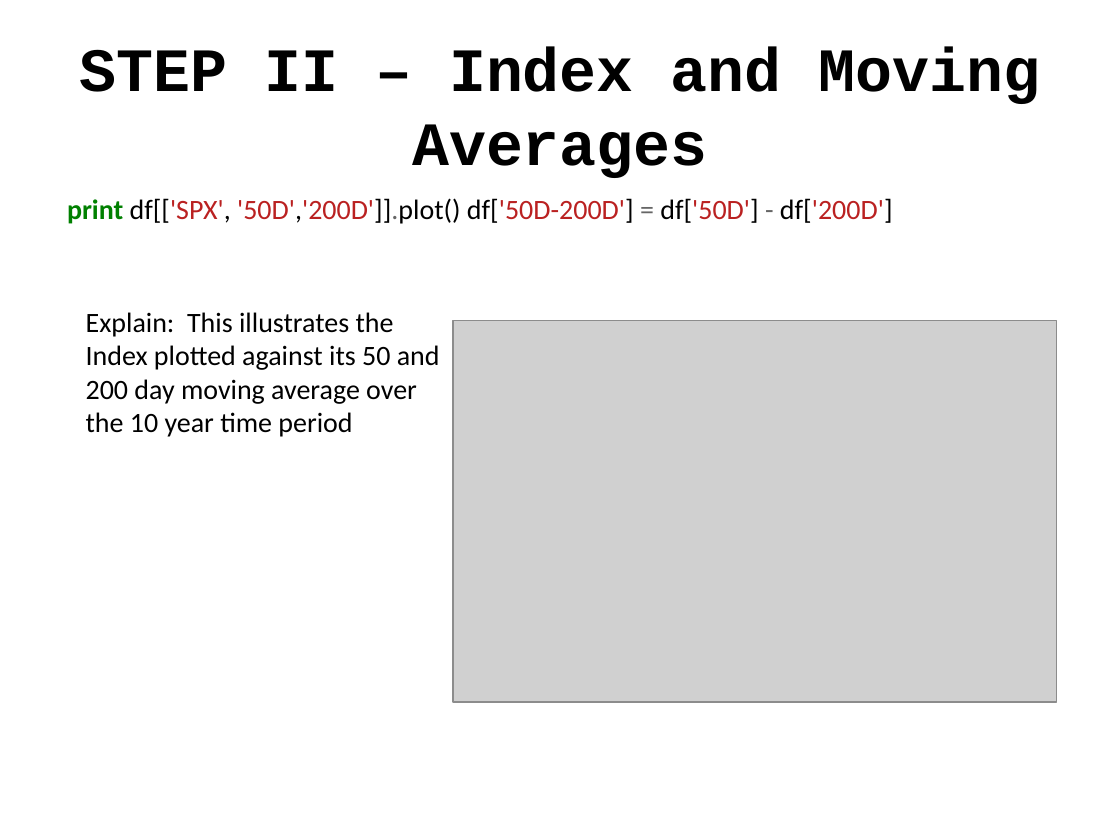
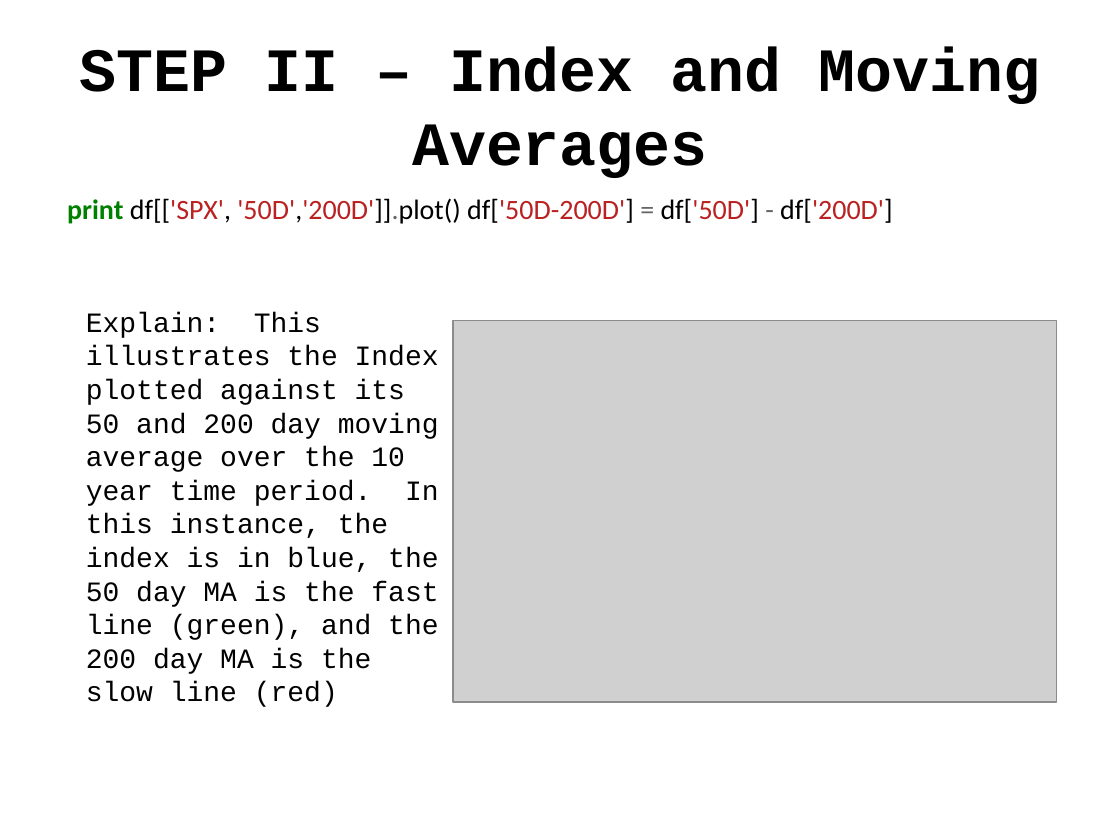
Before and after one commit to jgerarda/ALEXANDER_JASON_G, a slide deck: slide 10 of ALEXANDER_GA DS Final.pptx. Drawn at 1120x840 pixels with LibreOffice and Linux fonts; fonts in the diff are those of the drawing; grey boxes stand for pictures. Boxes give left, top, right and bottom in pixels: in the first picture for what was removed or moved away, otherwise in the second. Text is boxed around its words. In the diff, an @@ line names an element or a change of style, - is before the commit and + after.

```diff
--- a/ALEXANDER_GA DS Final.pptx
+++ b/ALEXANDER_GA DS Final.pptx
@@ text at bbox=[86, 312, 439, 707]: text changed; font Calibri to Courier New @@
-Explain: This illustrates the Index plotted against its 50 and 200 day moving average over the 10 year time period
+Explain: This illustrates the Index plotted against its 50 and 200 day moving average over the 10 year time period. In this instance, the index is in blue, the 50 day MA is the fast line (green), and the 200 day MA is the slow line (red)
```
Also in this commit, not shown: 8 other slides changed, 1 other file.
